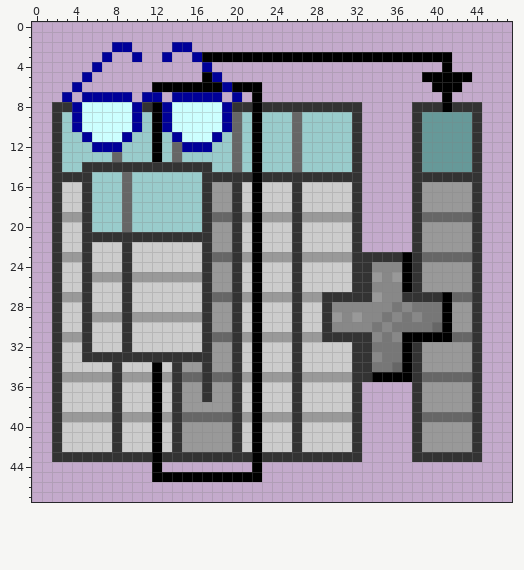
File history of a pixel-art sprite, inst/images/labels_w_trans.png. That is the earlier state.
The file is 48x48 pixels.
Now the later version:
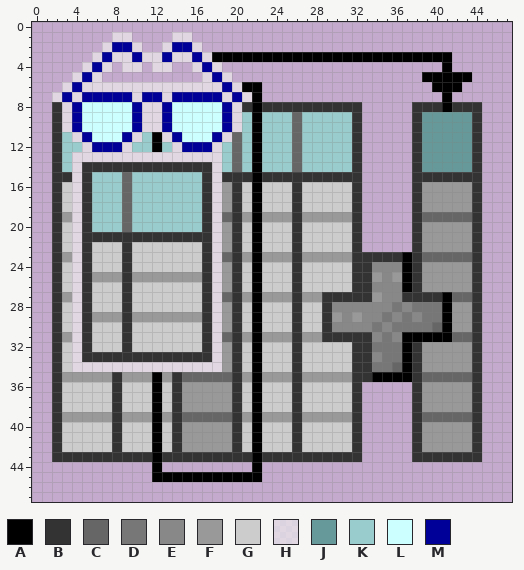
Palette (. is transparent): A #000000  B #333333  C #666666  D #777777  E #888888  F #999999  G #cccccc  H #eeeeeeaa  J #669999  K #99cccc  L #ccffff  M #000099
Difference:
Colour B becomes colour C in row 35 at x 17.
Colour B becomes colour F in rows 36 to 37 at x 17.
The author put colour H in row 1 at x 8 to 9 and 14 to 15; in row 2 at x 7, 10, 13 and 16; in row 3 at x 6, 8 to 9, 11 to 12 and 14 to 15; in row 4 at x 5, 7, 9 to 10, 12 to 13, 16 and 18; in row 5 at x 4, 6 and 19; in row 6 at x 3 and 5 to 11.
The author put colour H in row 7 at x 2, 4, 10, 13, 19 and 21.
Colour A becomes colour H in row 3 at x 17; in row 5 at x 17; in row 6 at x 12 to 18 and 20; in rows 8 to 10 at x 12; in row 13 at x 12; in row 34 at x 12.
Colour B becomes colour H in row 8 at x 3, 11 and 20; in row 15 at x 4 and 18; in row 34 at x 8, 14 and 17.
Colour C becomes colour H in rows 9 to 10 at x 20; in row 12 at x 14; in row 13 at x 8 and 14; in row 19 at x 18; in row 23 at x 18; in row 27 at x 18.
Colour C becomes colour H in row 31 at x 18.
Colour F becomes colour H in rows 16 to 18 at x 18; in row 19 at x 4; in rows 20 to 22 at x 18; in row 23 at x 4; in rows 24 to 26 at x 18; in row 27 at x 4.
Colour F becomes colour H in rows 28 to 30 at x 18; in row 31 at x 4; in rows 32 to 33 at x 18; in row 34 at x 15 to 16 and 18.
Colour G becomes colour H in rows 16 to 18 at x 4; in rows 20 to 22 at x 4; in rows 24 to 26 at x 4; in rows 28 to 30 at x 4; in rows 32 to 33 at x 4; in row 34 at x 4 to 7, 9 to 11 and 13.
Colour K becomes colour H in rows 9 to 10 at x 3 and 11; in row 11 at x 4, 10, 13 and 19; in row 12 at x 5, 9 and 18; in row 13 at x 4 to 7, 9 to 11, 13 and 15 to 18; in row 14 at x 4 and 18.
Boxes around the changes in both pictures, in picture pixels (x1, y1, x2, y2):
changed: (52, 32, 252, 402)
